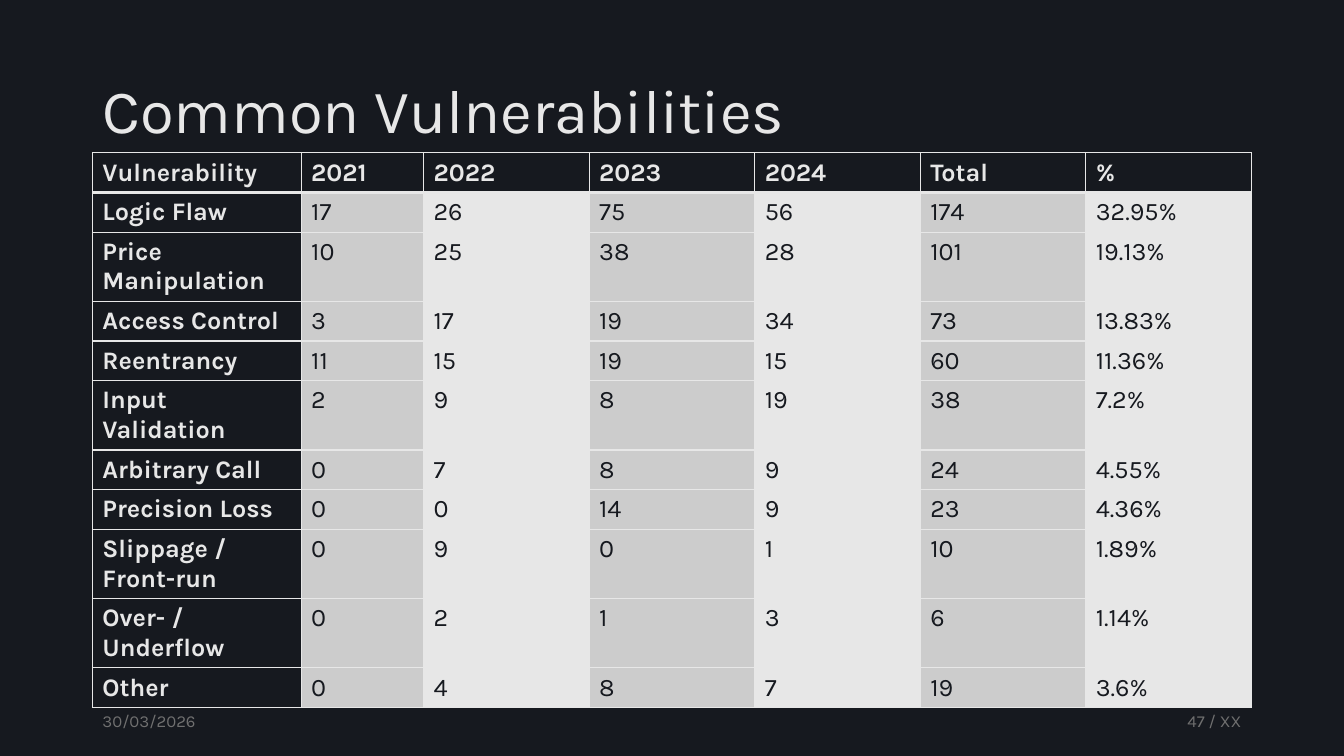
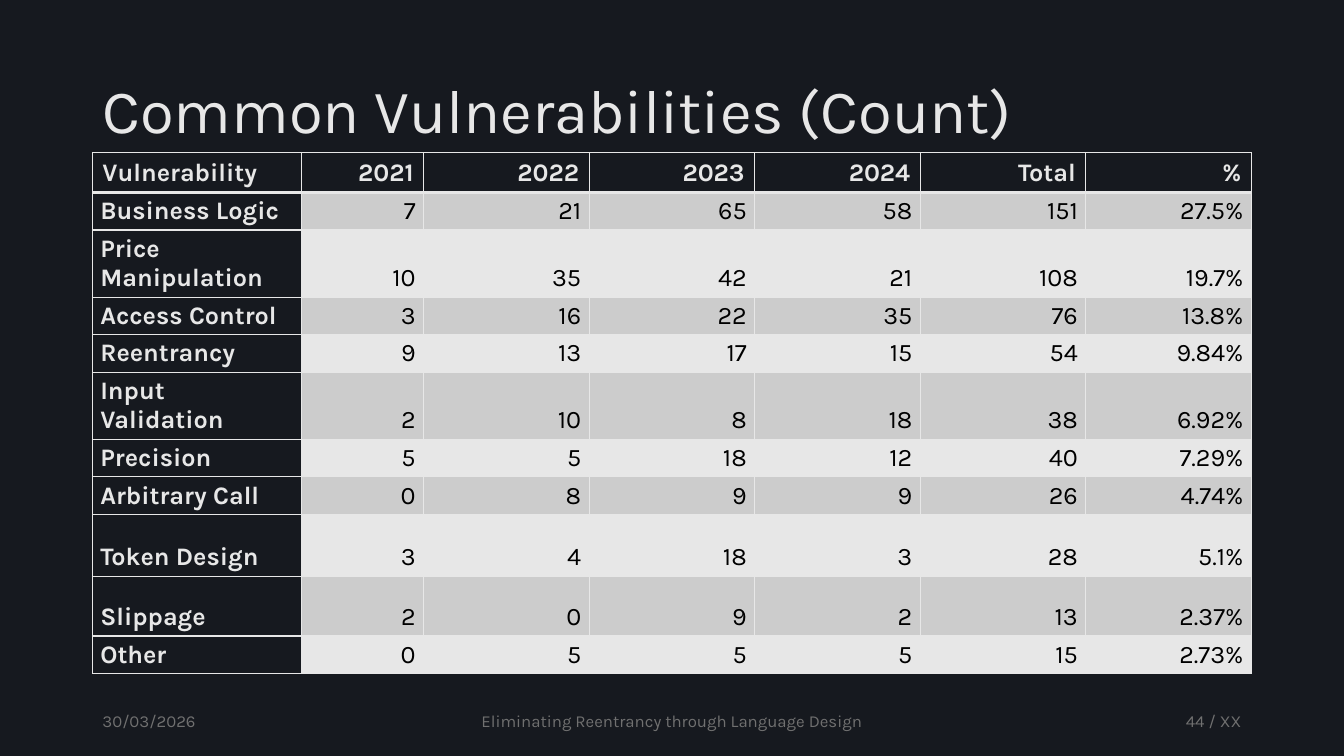
Before and after one commit to tzann/thesis, a slide deck: slide 44 of doc/presentation/Thesis.pptx (slide 47 before the commit). Drawn at 1344x756 pixels with LibreOffice and Linux fonts; fonts in the diff are those of the drawing. Boxes give left, top, right and bottom in pixels: in the first picture for what was removed or moved away, otherwise in the second. Text is boxed around its words. In the diff, an @@ line names an element or a change of style, - is before the commit and + after.

```diff
--- a/doc/presentation/Thesis.pptx
+++ b/doc/presentation/Thesis.pptx
@@ title at box(102, 88, 1012, 140): text changed @@
-Common Vulnerabilities
+Common Vulnerabilities (Count)
@@ table at box(93, 153, 1250, 668) @@
-row 2: Logic Flaw | 17 | 26 | 75 | 56 | 174 | 32.95%
+row 2: Business Logic | 7 | 21 | 65 | 58 | 151 | 27.5%
-row 3: Price Manipulation | 10 | 25 | 38 | 28 | 101 | 19.13%
+row 3: Price Manipulation | 10 | 35 | 42 | 21 | 108 | 19.7%
-row 4: Access Control | 3 | 17 | 19 | 34 | 73 | 13.83%
+row 4: Access Control | 3 | 16 | 22 | 35 | 76 | 13.8%
-row 5: Reentrancy | 11 | 15 | 19 | 15 | 60 | 11.36%
+row 5: Reentrancy | 9 | 13 | 17 | 15 | 54 | 9.84%
-row 6: Input Validation | 2 | 9 | 8 | 19 | 38 | 7.2%
+row 6: Input Validation | 2 | 10 | 8 | 18 | 38 | 6.92%
-row 7: Arbitrary Call | 0 | 7 | 8 | 9 | 24 | 4.55%
+row 7: Precision | 5 | 5 | 18 | 12 | 40 | 7.29%
-row 8: Precision Loss | 0 | 0 | 14 | 9 | 23 | 4.36%
+row 8: Arbitrary Call | 0 | 8 | 9 | 9 | 26 | 4.74%
-row 9: Slippage / Front-run | 0 | 9 | 0 | 1 | 10 | 1.89%
+row 9: Token Design | 3 | 4 | 18 | 3 | 28 | 5.1%
-row 10: Over- / Underflow | 0 | 2 | 1 | 3 | 6 | 1.14%
+row 10: Slippage | 2 | 0 | 9 | 2 | 13 | 2.37%
-row 11: Other | 0 | 4 | 8 | 7 | 19 | 3.6%
+row 11: Other | 0 | 5 | 5 | 5 | 15 | 2.73%
@@ fill #E8E8E8 to #CCCCCD in 15 cells @@
@@ fill #CCCCCD to #E8E8E8 in 15 cells @@
@@ text colour #16191F to #000000 in "10", "3", "15", "2" and 5 more places @@
@@ alignment left to right @@
@@ text added at box(481, 715, 862, 731), 12 pt, text #707070 @@
+Eliminating Reentrancy through Language Design
@@ page number at box(1186, 716, 1242, 727): text changed @@
-47 / XX
+44 / XX
```
Also in this commit, not shown: 47 other slides changed, 5 slides added, 4 slides removed.
